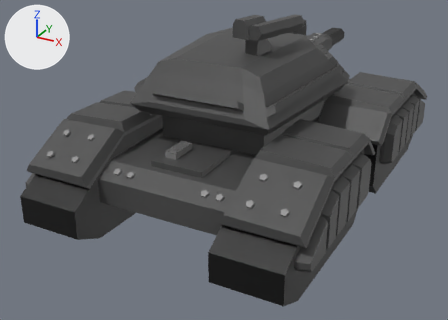
The glTF model Assets/Models/Units/BFT/BFT_HP.glb: old version first, new version second.
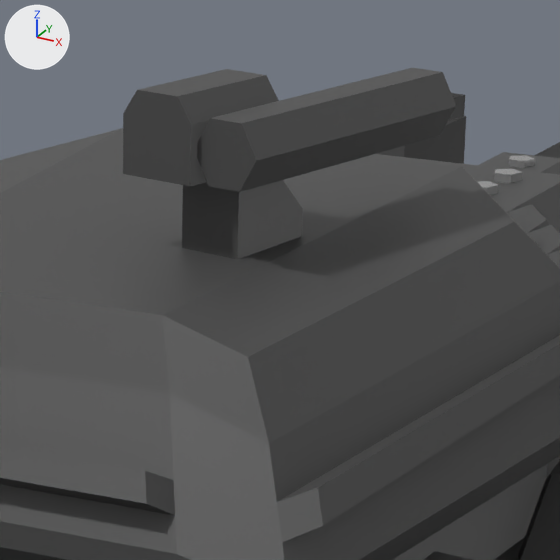
Each version appears first whole from a 50 mm lens placed at (8.57, -17.59, 9.27), pointed at (-0.48, -1.15, 1.05), and next in a close-up on the part from 46% to 73% of the width and 0% to 38% of the height. The axes (+X, +Y, +Z) are drawn at upper left. The lights are the same throughout. Where no turn or scale is listed for an object, it has been applied to the vertices.

The first close-up shows 'Barrel.001', 'Barrel2.001', 'Cube.010', 'Cube.020', 'Cube.021', 'Cylinder.001', 'MachineGunTurretHP', 'Turret_HP'.
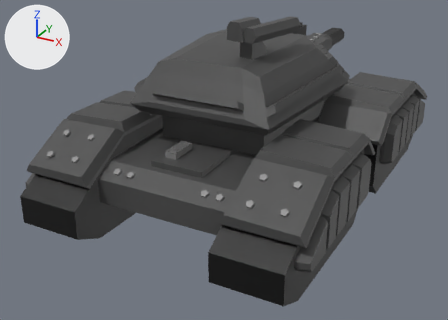
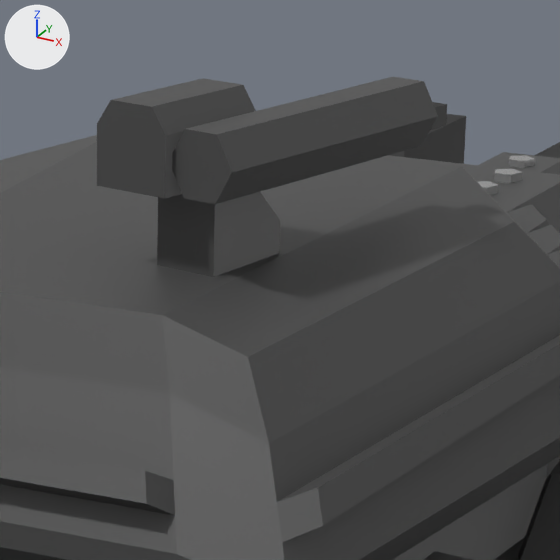
What differs and where, as boxes (x1, y1, x2, y2) in the close-ups (560 x 560 px):
'Cylinder.001', moved
    before: (197, 68, 456, 192)
    after: (172, 77, 438, 204)
'Cube.020', moved
    before: (123, 69, 279, 186)
    after: (97, 78, 256, 199)
'MachineGunTurretHP', moved
    before: (182, 180, 303, 259)
    after: (157, 192, 280, 277)
'Cube.021', moved
    before: (449, 93, 465, 120)
    after: (430, 102, 447, 130)

The edits, one by one:
Object 'MachineGunTurretHP' (ob_machinegunturrethp) moves from (0.799, -1.395, 5.069) to (0.838, -1.806, 5.082).
Object 'Cube.020' (ob_cube_020) moves from (0.0, 0.0, 0.0) to (0.039, -0.411, 0.013).
Object 'Cube.021' (ob_cube_021) moves from (0.0, 0.0, 0.0) to (0.039, -0.411, 0.013).
Object 'Cylinder.001' (ob_cylinder_001) moves from (0.0, 0.0, 0.0) to (0.039, -0.411, 0.013).
